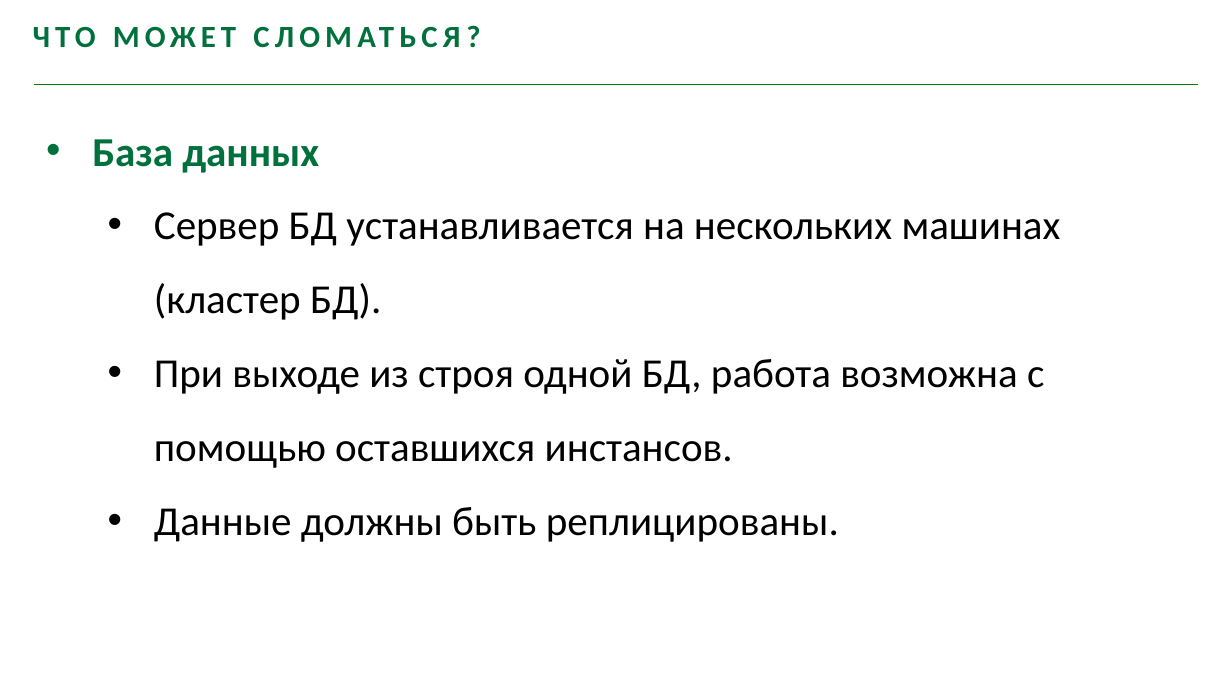
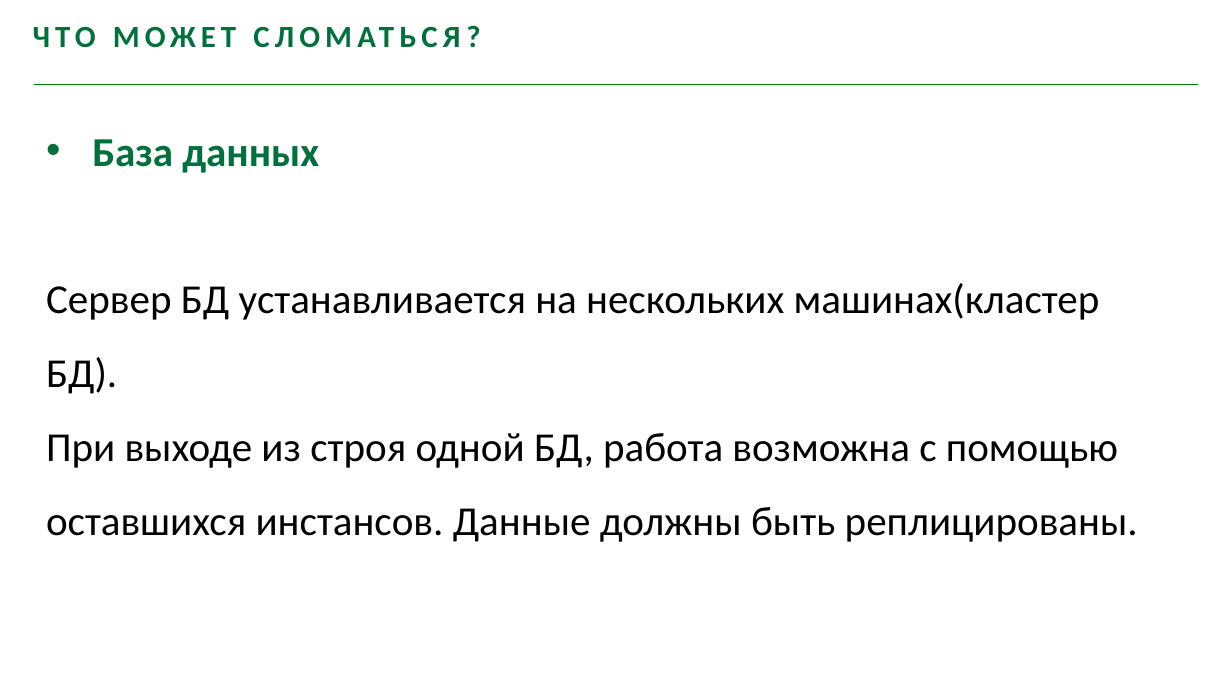
Before and after one commit to youhavebeenforked/JavaSchoolCourse, a slide deck: slide 16 of lessons/18_Hibernate/Лекция Distributed Systems.pptx (slide 15 before the commit). Drawn at 1232x693 pixels with LibreOffice and Linux fonts; fonts in the diff are those of the drawing; background and template pictures are left out. Boxes give left, top, right and bottom in pixels: in the first picture for what was removed or moved away, otherwise in the second. Text is boxed around its words. In the diff, an @@ line names an element or a change of style, - is before the commit and + after.

```diff
--- a/lessons/18_Hibernate/Лекция Distributed Systems.pptx
+++ b/lessons/18_Hibernate/Лекция Distributed Systems.pptx
@@ text at (x1=46, y1=283, x2=1138, y2=542): text changed @@
-  • Сервер БД устанавливается на нескольких машинах (кластер БД).
-  • При выходе из строя одной БД, работа возможна с помощью оставшихся инстансов.
-  • Данные должны быть реплицированы.
+Сервер БД устанавливается на нескольких машинах(кластер БД).
+При выходе из строя одной БД, работа возможна с помощью оставшихся инстансов. Данные должны быть реплицированы.
```
Also in this commit, not shown: 27 other slides changed, 9 slides added, 12 slides removed.
